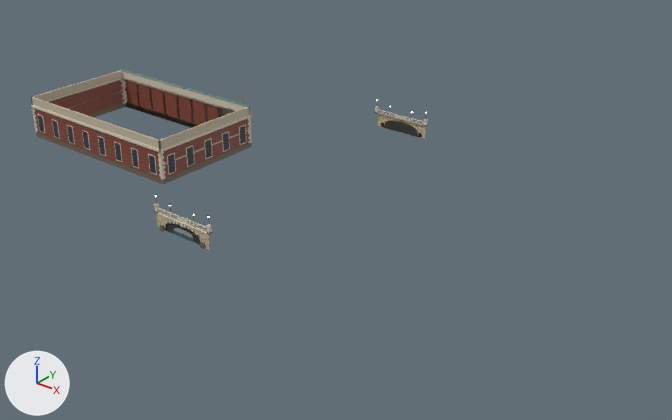
Renders of the glTF model public/models/buildings/exchange.glb from each side of a commit.
One viewpoint serves both versions: a camera (50 mm lens) standing at (193.8, -149.7, 83.9) and looking at (74.7, -0.9, -8.3). The lights are fixed; the arrows at lower left show +X, +Y and +Z. The older version comes first. Where no turn or scale is listed for an object, it has been applied to the vertices.

The first picture shows 'exchange_bridge_body', 'exchange_hall_body'.
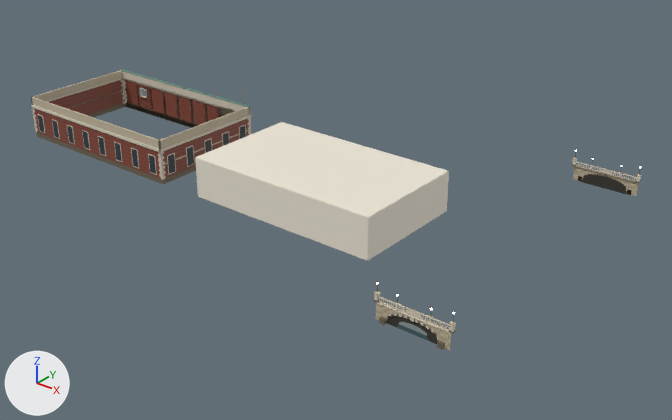
Edits to the bpy script that builds the scene:
```text
Add mat_glasstint:
    mat_glasstint = bpy.data.materials.new('glassTint')
    # nodes: BsdfPrincipled, Math, Mix, OutputMaterial, VertexColor
    # colours: pale blue #cee3e8, mixed with the vertex colours
Add me_exchange_inside_body:
    me_exchange_inside_body.from_pydata(...)  # 8478 vertices, 13476 faces; spans x -22.6..22.6, y -27.6..-0.4, z 0.0..9.0
    # faces by material slot: [12956, 480, 40]
    me_exchange_inside_body.materials.append(mat_paint)
    me_exchange_inside_body.materials.append(mat_light)
    me_exchange_inside_body.materials.append(mat_glasstint)
Change ob_exchange_bridge_body:
    ob_exchange_bridge_body.location: (65.0, 0.0, 0.0) -> (121.0, 0.0, 0.0)
Add ob_exchange_inside_body:
    ob_exchange_inside_body = bpy.data.objects.new('exchange_inside_body', me_exchange_inside_body)
    ob_exchange_inside_body.location = (81.0, 0.0, 0.0)
```

What differs and where, as boxes [x1, y1, x2, y2] in the pictures (672 x 420 px):
'exchange_inside_body', added
    after: [195, 122, 449, 261]
'exchange_bridge_body', moved
    before: [154, 99, 428, 249]
    after: [374, 149, 642, 351]
